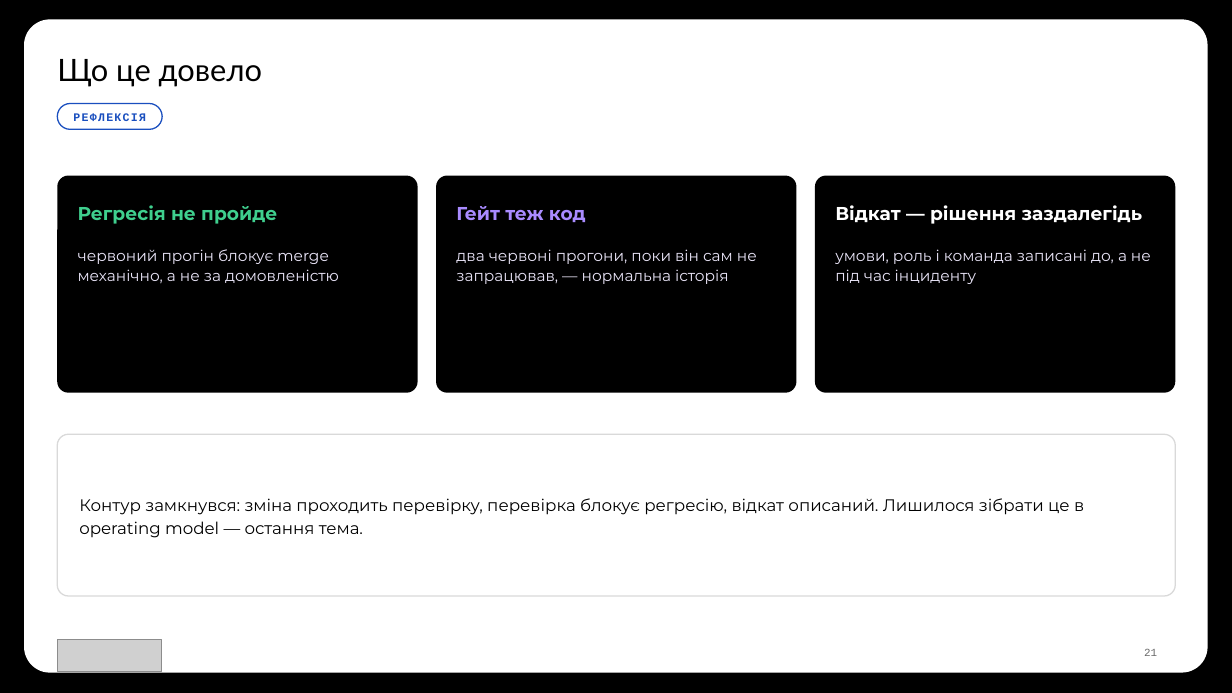
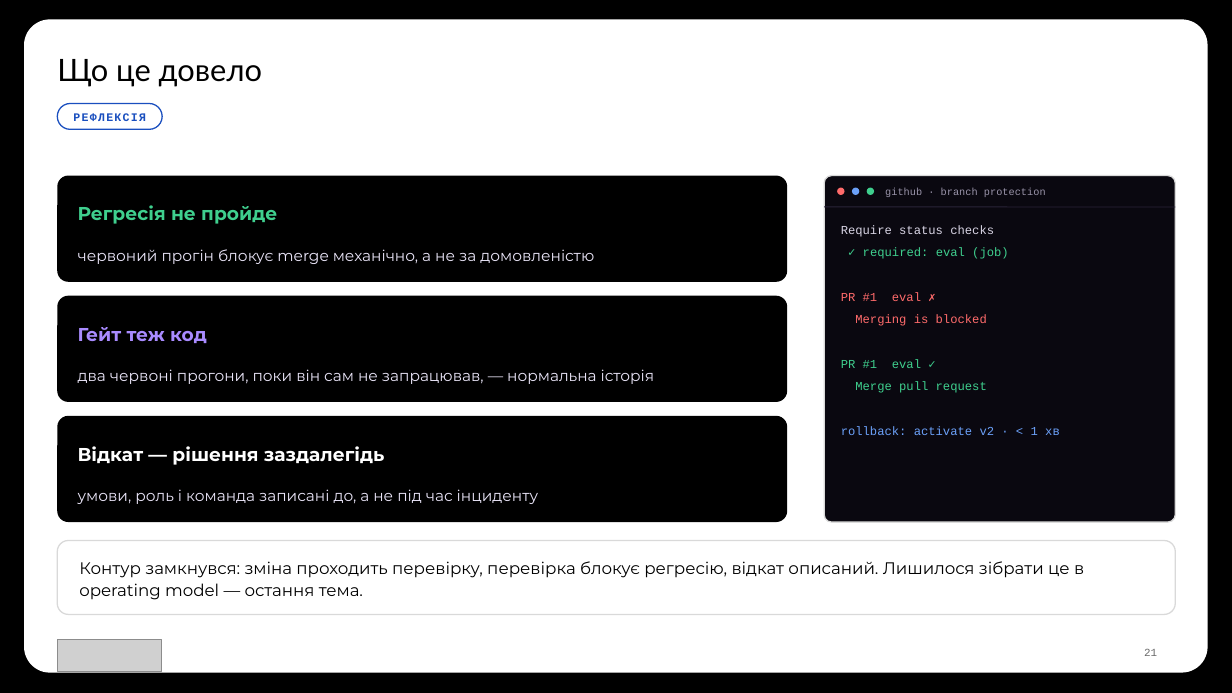
Before and after one commit to TarasFedorenkoFTV/llmops-bootcamp, a slide deck: slide 21 of docs/decks/L11.pptx. Drawn at 1232x693 pixels with LibreOffice and Linux fonts; fonts in the diff are those of the drawing; grey boxes stand for pictures; background and template pictures are left out. Boxes give left, top, right and bottom in pixels: in the first picture for what was removed or moved away, otherwise in the second. Text is boxed around its words. In the diff, an @@ line names an element or a change of style, - is before the commit and + after.

```diff
--- a/docs/decks/L11.pptx
+++ b/docs/decks/L11.pptx
@@ rounded rectangle: place and size @@
-rounded rectangle at bbox=[57, 176, 418, 393]
+rounded rectangle at bbox=[57, 176, 787, 282]
@@ rounded rectangle added at bbox=[824, 176, 1176, 522], fill #0A0810, outline #D9D9D9 1 pt @@
@@ line added from (824, 207) to (1176, 207), #2A2438 0.75 pt @@
@@ ellipse added at bbox=[837, 188, 845, 195], fill #FF6B6B @@
@@ ellipse added at bbox=[852, 188, 860, 195], fill #6BA0F8 @@
@@ ellipse added at bbox=[867, 188, 874, 195], fill #3FCF8E @@
@@ text added at bbox=[885, 188, 1046, 197], 8 pt, text #9A94AA @@
+github · branch protection
@@ text added at bbox=[841, 225, 994, 237], 9.5 pt, text #D8D4E4 @@
+Require status checks
@@ text "червоний прогін блокує merge механічно, ..." rewrapped from bbox=[78, 249, 339, 283] to bbox=[78, 249, 594, 264] @@
@@ text added at bbox=[863, 247, 1009, 259], 9.5 pt, text #3FCF8E @@
+✓ required: eval (job)
@@ rounded rectangle: place and size @@
-rounded rectangle at bbox=[436, 176, 797, 393]
+rounded rectangle at bbox=[57, 296, 787, 402]
@@ text added at bbox=[841, 292, 921, 301], 9.5 pt, text #FF6B6B @@
+PR #1 eval ✗
@@ text "Гейт теж код": place and size @@
-text "Гейт теж код" at bbox=[456, 206, 586, 222]
+text "Гейт теж код" at bbox=[78, 327, 207, 343]
@@ text added at bbox=[855, 315, 987, 326], 9.5 pt, text #FF6B6B @@
+Merging is blocked
@@ text added at bbox=[841, 359, 921, 368], 9.5 pt, text #3FCF8E @@
+PR #1 eval ✓
@@ text "два червоні прогони, поки він ..." rewrapped from bbox=[456, 249, 757, 284] to bbox=[78, 369, 654, 384] @@
@@ text added at bbox=[855, 382, 987, 393], 9.5 pt, text #3FCF8E @@
+Merge pull request
@@ proportions changed in 4 elements at bbox=[57, 176, 787, 282], bbox=[57, 296, 787, 402], bbox=[57, 541, 1176, 615], bbox=[57, 416, 787, 522] @@
@@ rounded rectangle: place and size @@
-rounded rectangle at bbox=[815, 176, 1176, 393]
+rounded rectangle at bbox=[57, 416, 787, 522]
@@ text "Відкат — рішення заздалегідь": place and size @@
-text "Відкат — рішення заздалегідь" at bbox=[835, 205, 1142, 224]
+text "Відкат — рішення заздалегідь" at bbox=[78, 446, 384, 465]
@@ text added at bbox=[841, 426, 1060, 435], 9.5 pt, text #6BA0F8 @@
+rollback: activate v2 · < 1 хв
@@ text "умови, роль і команда записані ..." rewrapped from bbox=[835, 249, 1151, 284] to bbox=[78, 489, 538, 504] @@
@@ rounded rectangle: place and size @@
-rounded rectangle at bbox=[57, 434, 1176, 596]
+rounded rectangle at bbox=[57, 541, 1176, 615]
@@ text "Контур замкнувся: зміна проходить перевірку, ...": place and size @@
-text "Контур замкнувся: зміна проходить перевірку, ..." at bbox=[79, 498, 1084, 538]
+text "Контур замкнувся: зміна проходить перевірку, ..." at bbox=[79, 561, 1084, 600]
```
Also in this commit, not shown: 1 other slide changed, 30 other files.
